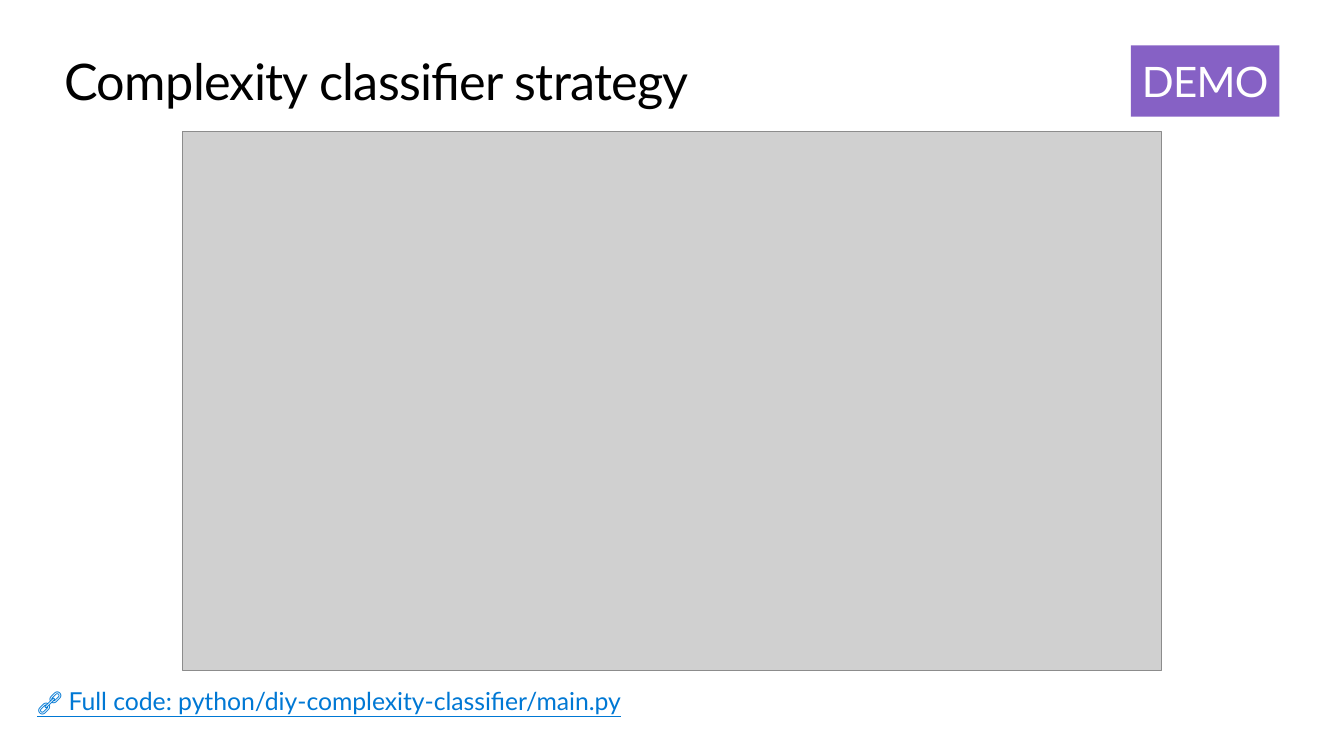
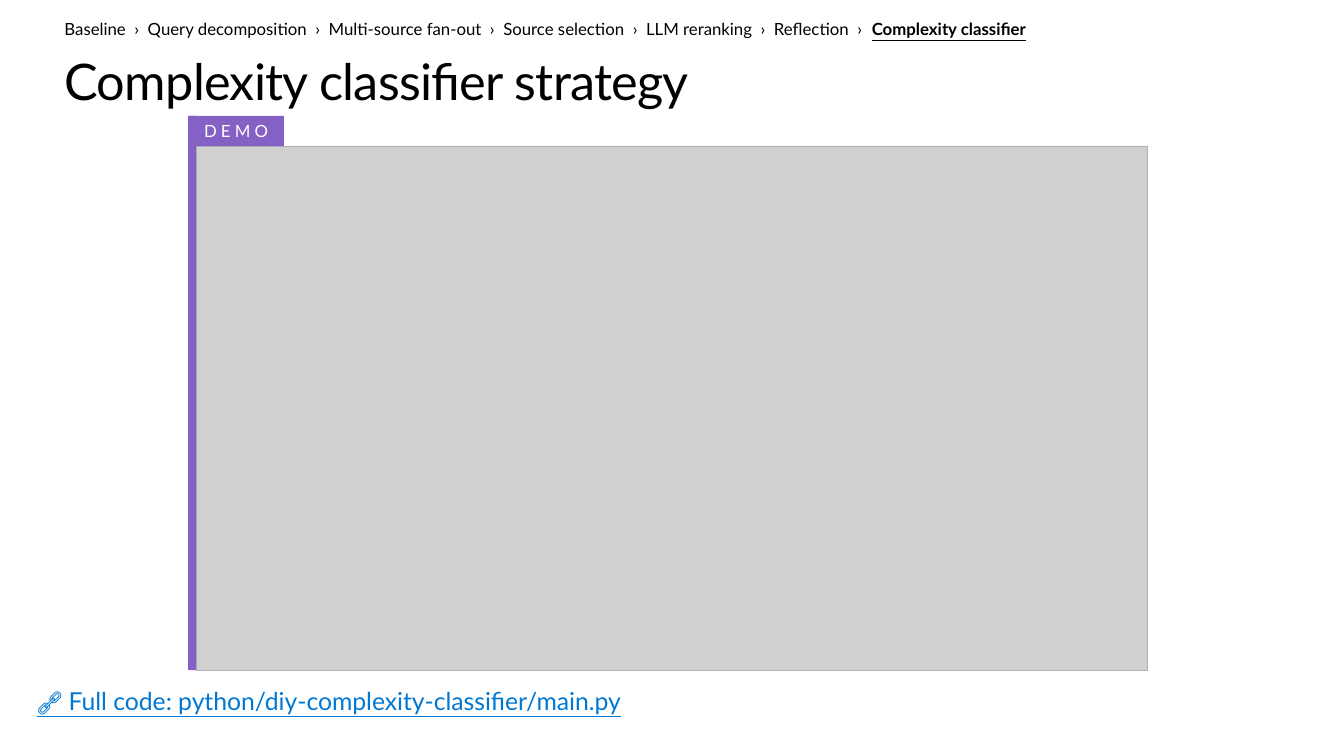
Before and after one commit to microsoft/ignite26-BRK300-building-agentic-retrieval-from-diy-to-foundry-iq, a slide deck: slide 38 of IgniteBRK300-WorkingDeck.pptx. Drawn at 1344x756 pixels with LibreOffice and Linux fonts; fonts in the diff are those of the drawing; grey boxes stand for pictures; background and template pictures are left out. Boxes give left, top, right and bottom in pixels: in the first picture for what was removed or moved away, otherwise in the second. Text is boxed around its words. In the diff, an @@ line names an element or a change of style, - is before the commit and + after.

```diff
--- a/IgniteBRK300-WorkingDeck.pptx
+++ b/IgniteBRK300-WorkingDeck.pptx
@@ text added at (64, 22, 1026, 38), 12 pt, text #000000 @@
+Baseline › Query decomposition › Multi-source fan-out › Source selection › LLM reranking › Reflection › Complexity classifier
@@ rectangle "DEMO": place and size @@
-rectangle "DEMO" at (1131, 45, 1279, 117)
+rectangle "DEMO" at (189, 116, 284, 146)
@@ rectangle "DEMO" at (189, 116, 284, 146): size 30 to 12 pt, letter spacing -0.5 to 3 pt; vertical alignment top to middle @@
@@ rectangle added at (189, 116, 197, 670), fill #8661C5 @@
@@ picture: place and size @@
-picture at (182, 131, 1162, 670)
+picture at (197, 146, 1148, 670)
@@ rectangle added at (197, 146, 1148, 670), outline #B1B3B3 0.75 pt @@
```
Also in this commit, not shown: 34 other slides changed, 1 other file.
